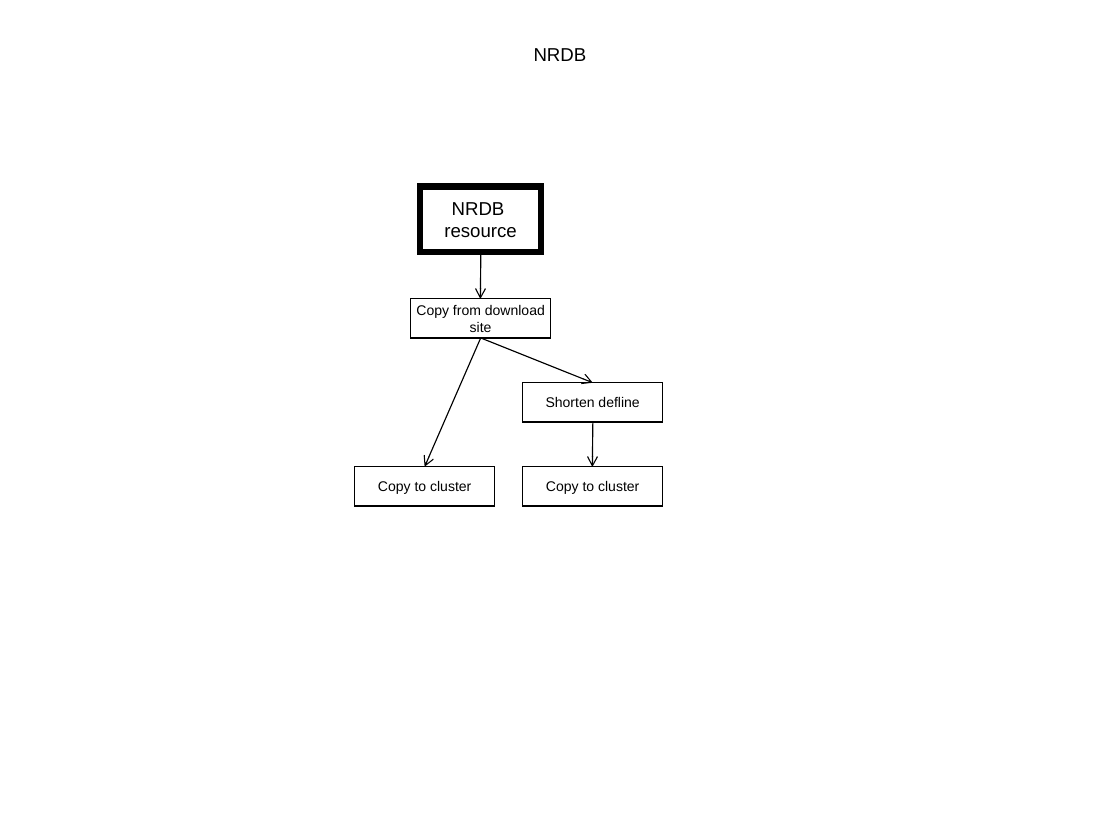
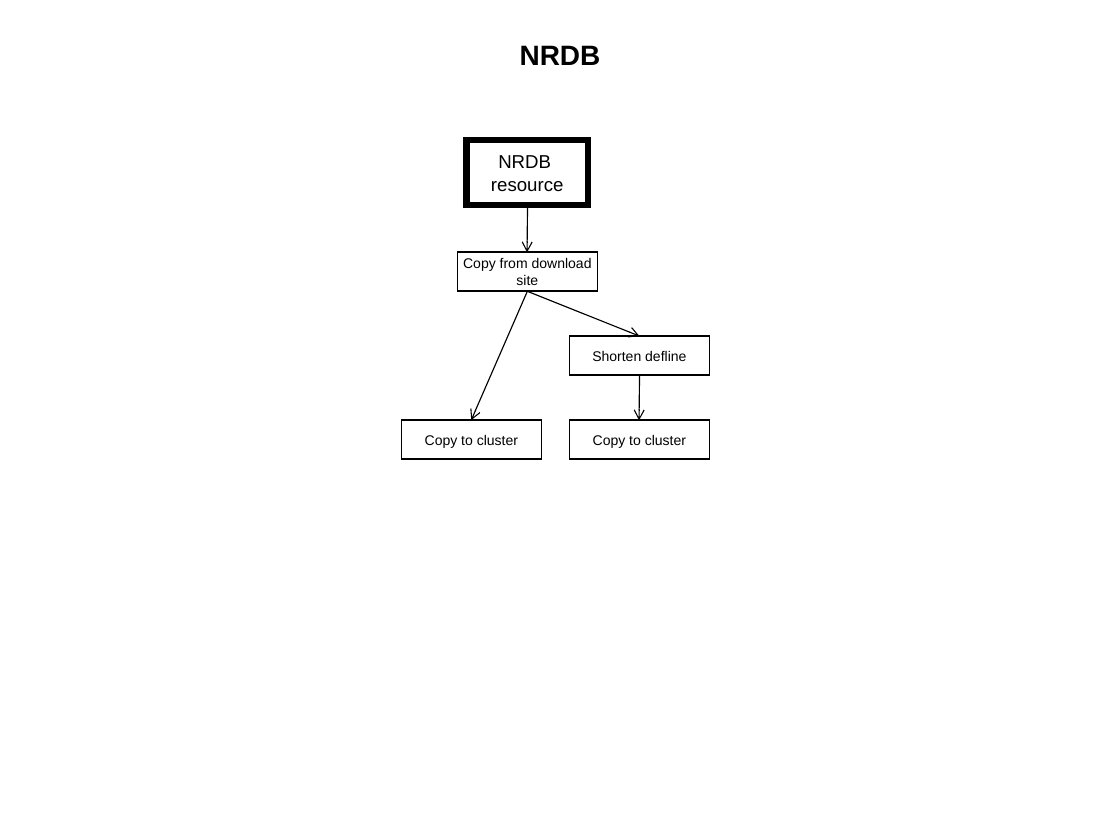
Before and after one commit to VEuPathDB/ApiCommonData, a slide deck: slide 5 of Load/doc/workflow/plasmodb/7.7/ApiWorkFlow.ppt (slide 7 before the commit). Drawn at 1120x840 pixels with LibreOffice and Linux fonts; fonts in the diff are those of the drawing. Boxes give left, top, right and bottom in pixels: in the first picture for what was removed or moved away, otherwise in the second. Text is boxed around its words. In the diff, an @@ line names an element or a change of style, - is before the commit and + after.

```diff
--- a/Load/doc/workflow/plasmodb/7.7/ApiWorkFlow.ppt
+++ b/Load/doc/workflow/plasmodb/7.7/ApiWorkFlow.ppt
@@ title "NRDB" at (520,45,601,65): size 12 to 18 pt, bold on @@
@@ 5 rectangles: place and size @@
-5 rectangles at (355,187,663,506)
+5 rectangles at (401,140,709,459)
@@ 4 arrows: place and size @@
-4 arrows at (424,252,592,467)
+4 arrows at (472,206,640,420)
```
Also in this commit, not shown: 6 other slides changed, 11 slides added, 2 other files.
